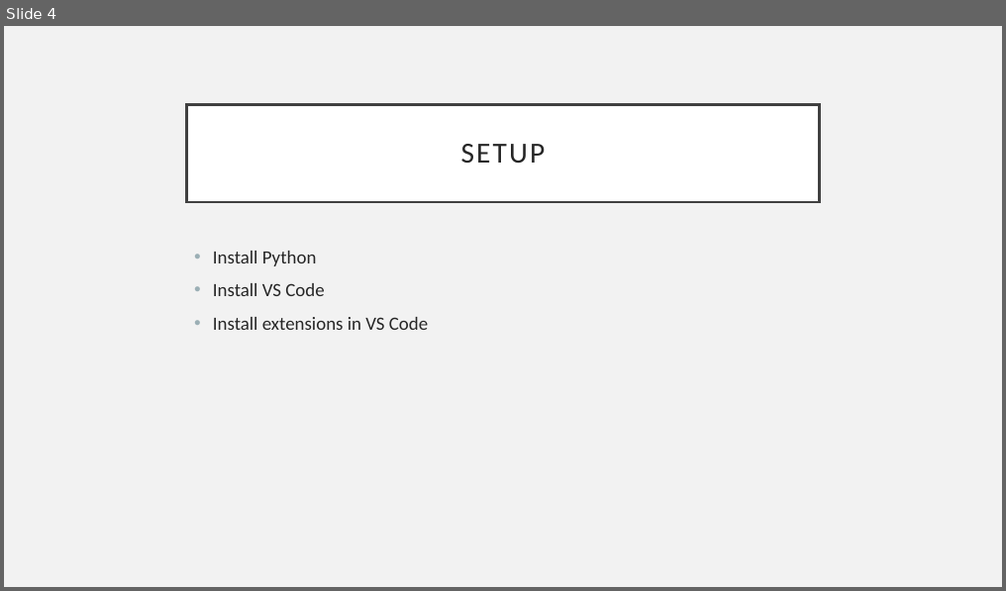
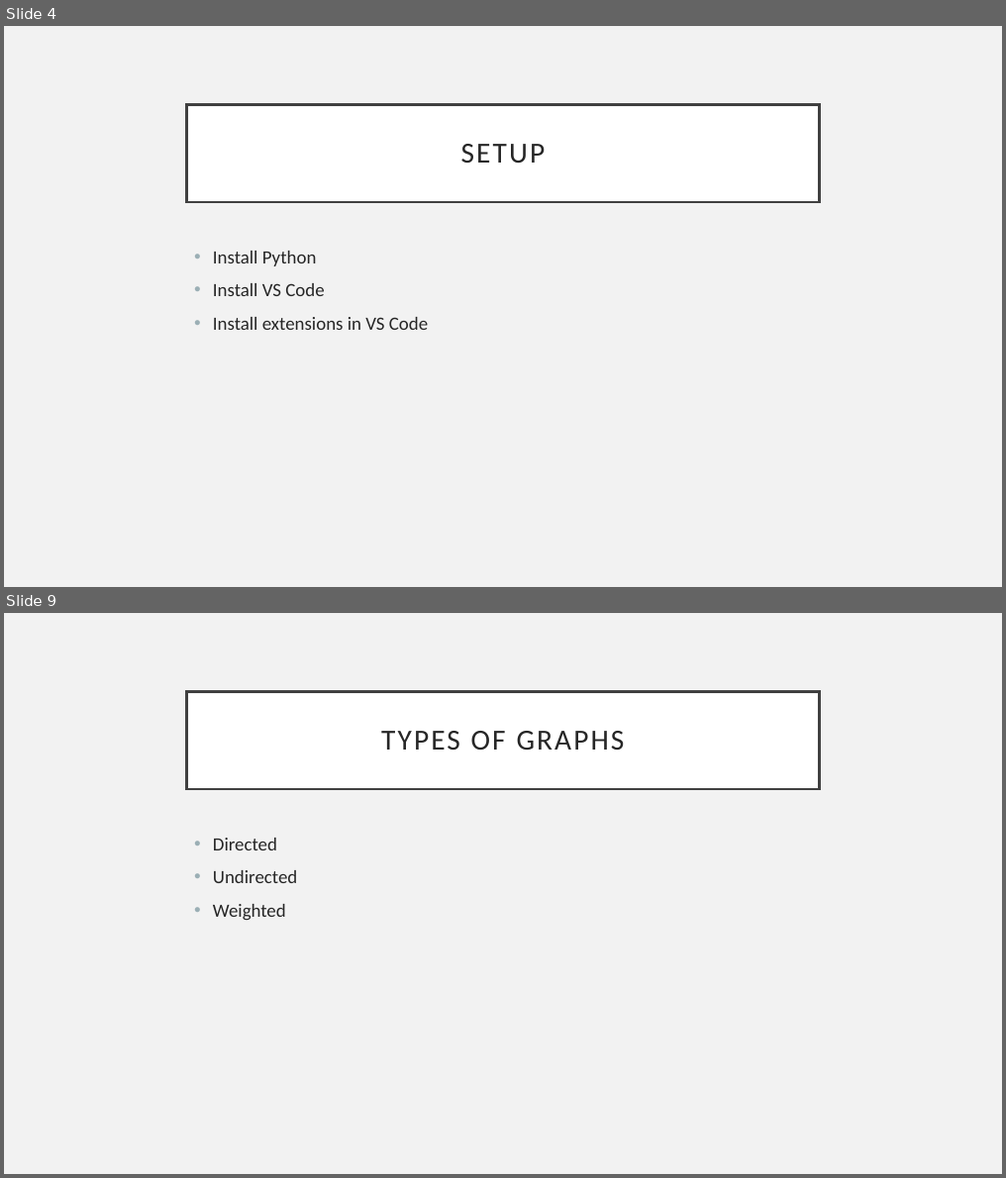
Before and after one commit to RavinaGaikawad/PythonProgrammingCourse, a slide deck: PythonCourse.pptx. Shown one above the other, each under a label of ours: slide 4 before the commit, slides 4 and 9 after it; the slides between them are not shown. The pictures are 1006x591 and 1006x1178 pixels, drawn with LibreOffice and Linux fonts; fonts in the diff are those of the drawing. Boxes give left, top, right and bottom in pixels: in the first picture for what was removed or moved away, otherwise in the second. Text is boxed around its words. In the diff, an @@ line names an element or a change of style, - is before the commit and + after.

```diff
--- a/PythonCourse.pptx
+++ b/PythonCourse.pptx
@@ slide 9 added at box(4, 613, 1002, 1174), background #F2F2F2 @@
@@ title added at box(187, 691, 819, 789), fill #FFFFFF, outline #404040 2.5 pt, 28 pt, text #262626 @@
+TYPES OF GRAPHS
@@ text added at box(213, 838, 297, 920), 18 pt, text #262626 @@
+• Directed
+• Undirected
+• Weighted
```
Also in this commit, not shown: 10 other slides added.
